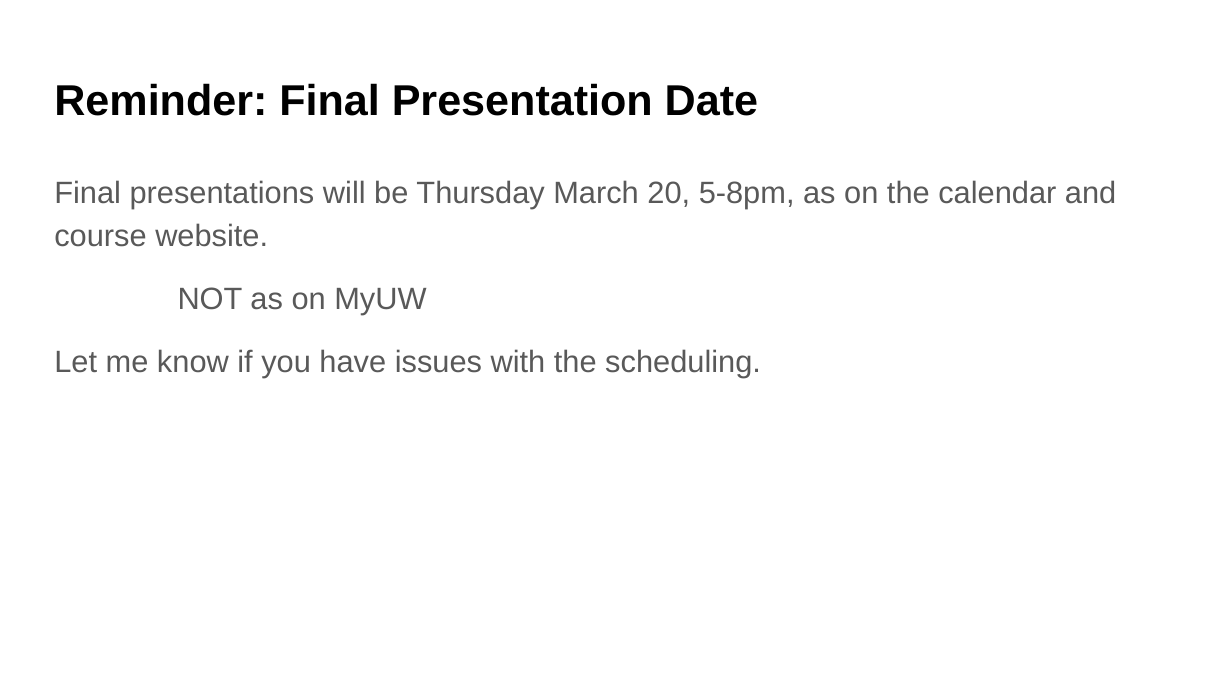
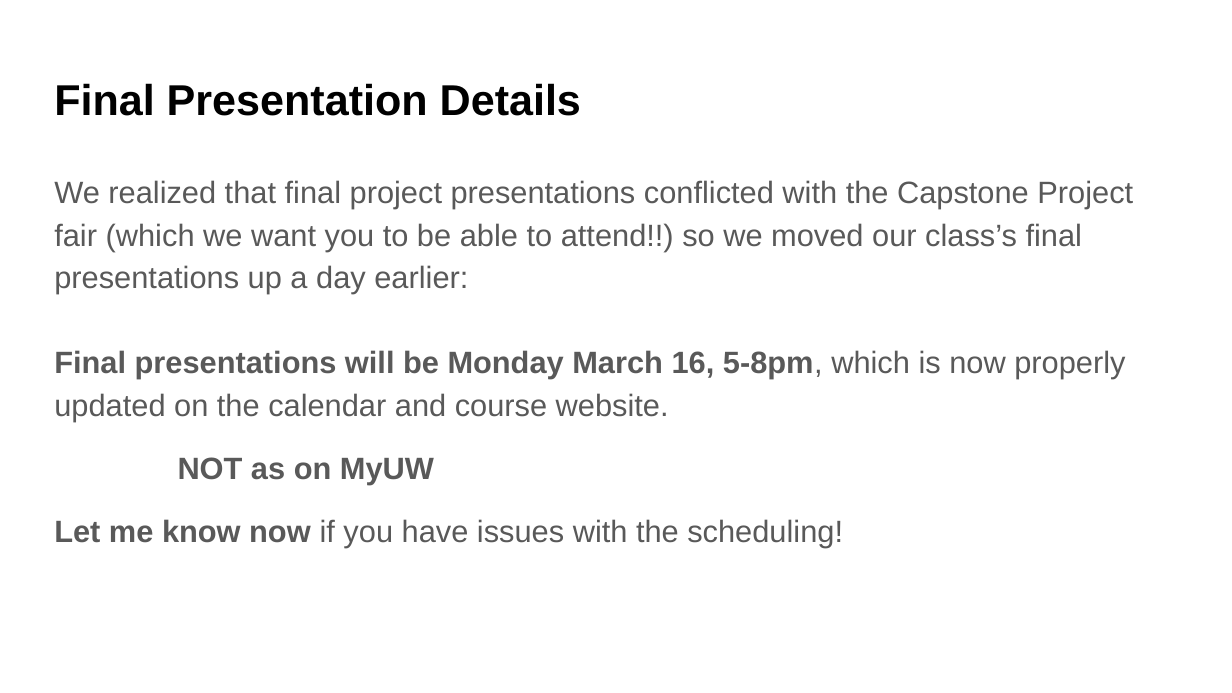
Before and after one commit to UWDATA515/lecture-materials, a slide deck: slide 2 of 07/DATA515_07_ClassUpdates.pptx (slide 3 before the commit). Drawn at 1232x693 pixels with LibreOffice and Linux fonts; fonts in the diff are those of the drawing; background and template pictures are left out. Boxes give left, top, right and bottom in pixels: in the first picture for what was removed or moved away, otherwise in the second. Text is boxed around its words. In the diff, an @@ line names an element or a change of style, - is before the commit and + after.

```diff
--- a/07/DATA515_07_ClassUpdates.pptx
+++ b/07/DATA515_07_ClassUpdates.pptx
@@ title at (54, 83, 581, 116): text changed @@
-Reminder: Final Presentation Date
+Final Presentation Details
@@ text at (54, 180, 1133, 421): text changed @@
-Final presentations will be Thursday March 20, 5-8pm, as on the calendar and course website.
+We realized that final project presentations conflicted with the Capstone Project fair (which we want you to be able to attend!!) so we moved our class’s final presentations up a day earlier:
+Final presentations will be Monday March 16, 5-8pm, which is now properly updated on the calendar and course website.
@@ text at (178, 457, 434, 484): bold on in "NOT as on MyUW" @@
@@ text at (54, 519, 843, 547): text changed @@
-Let me know if you have issues with the scheduling.
+Let me know now if you have issues with the scheduling!
```
Also in this commit, not shown: 3 other slides changed, 5 other files.
